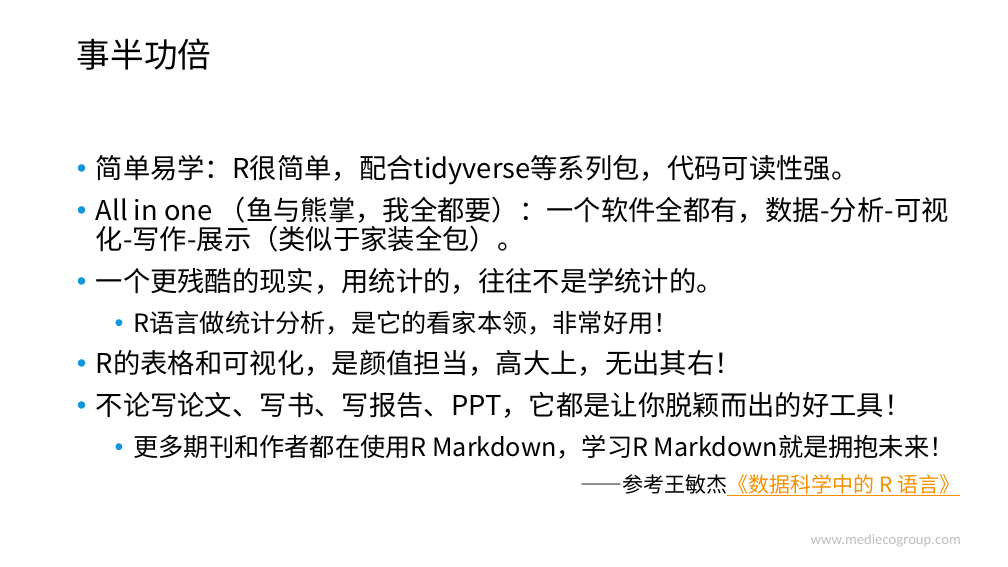
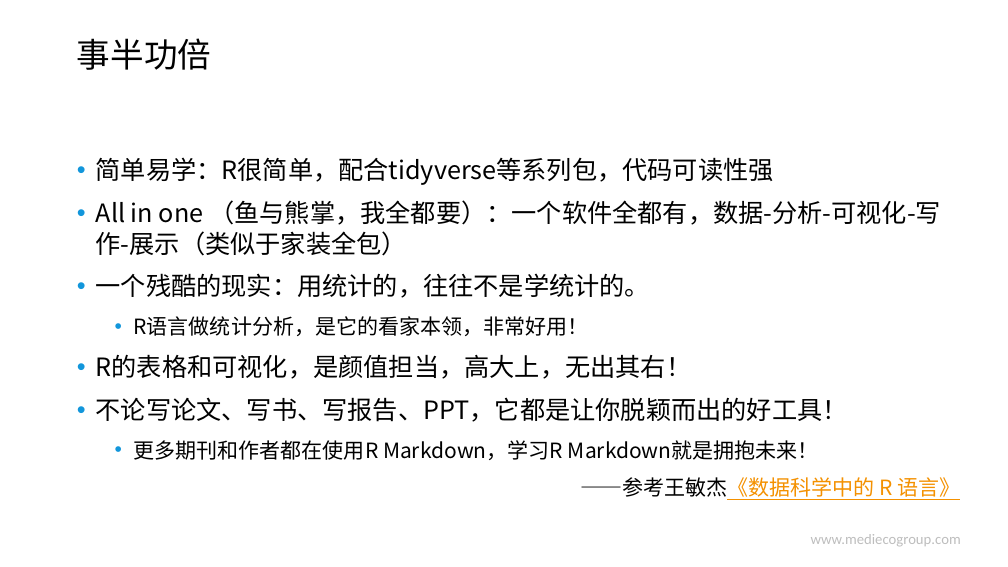
Before and after one commit to hao203/rmd_china, a slide deck: slide 11 of slides/00.Introduction/00.pptx (slide 14 before the commit). Drawn at 1008x567 pixels with LibreOffice and Linux fonts; fonts in the diff are those of the drawing; background and template pictures are left out. Boxes give left, top, right and bottom in pixels: in the first picture for what was removed or moved away, otherwise in the second. Text is boxed around its words. In the diff, an @@ line names an element or a change of style, - is before the commit and + after.

```diff
--- a/slides/00.Introduction/00.pptx
+++ b/slides/00.Introduction/00.pptx
@@ text at box(96, 157, 941, 298): text changed; size 26 to 24 pt @@
-• 简单易学：R很简单，配合tidyverse等系列包，代码可读性强。
-• All in one （鱼与熊掌，我全都要）：一个软件全都有，数据-分析-可视化-写作-展示（类似于家装全包）。
-• 一个更残酷的现实，用统计的，往往不是学统计的。
+• 简单易学：R很简单，配合tidyverse等系列包，代码可读性强
+• All in one （鱼与熊掌，我全都要）：一个软件全都有，数据-分析-可视化-写作-展示（类似于家装全包）
+• 一个残酷的现实：用统计的，往往不是学统计的。
@@ text at box(96, 316, 960, 500): size 24 to 20 pt in "R语言做统计分析，是它的看家本领，非常好用！", "更多期刊和作者都在使用R Markdown，学习R Markdown就是拥抱未来！"; size 26 to 24 pt in "R的表格和可视化，是颜值担当，高大上，无出其右！", "不论写论文、写书、写报告、PPT，它都是让你脱颖而出的好工具！"; line spacing 0.9 to 1 @@
```
Also in this commit, not shown: 8 other slides changed, 2 slides removed, 2 other files.
